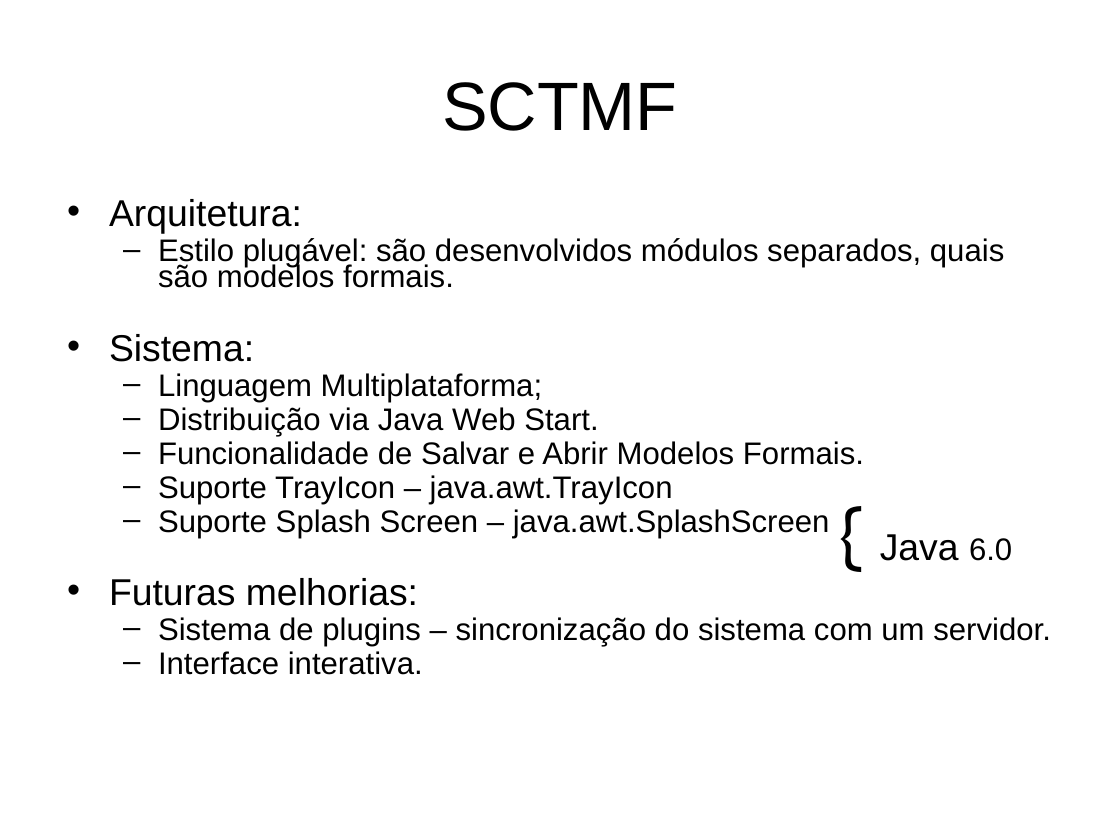
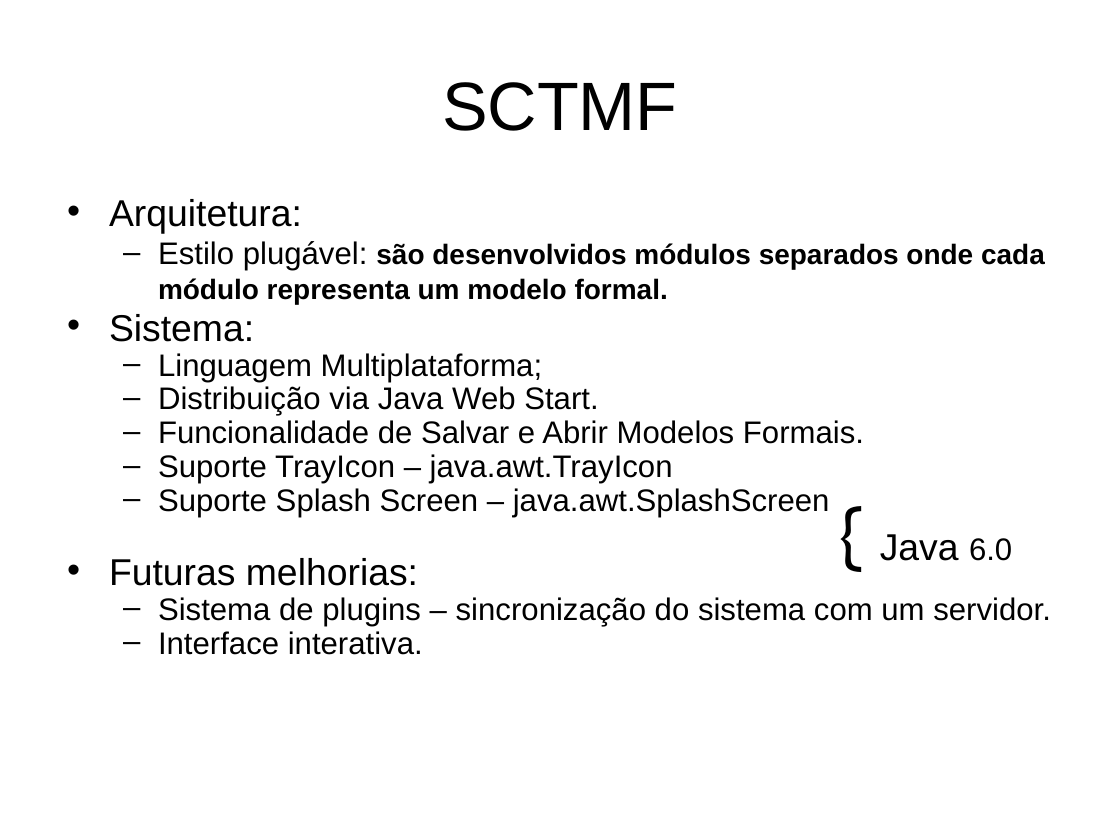
Before and after one commit to eduardoabreubg/sctmf, a slide deck: slide 7 of trunk/sctmf/documentation/Apresentação.ppt. Drawn at 1120x840 pixels with LibreOffice and Linux fonts; fonts in the diff are those of the drawing. Boxes give left, top, right and bottom in pixels: in the first picture for what was removed or moved away, otherwise in the second. Text is boxed around its words. In the diff, an @@ line names an element or a change of style, - is before the commit and + after.

```diff
--- a/trunk/sctmf/documentation/Apresentação.ppt
+++ b/trunk/sctmf/documentation/Apresentação.ppt
@@ text at [158, 241, 1045, 304]: text changed; size 20 to 18 pt; bold on @@
-  – Estilo plugável: são desenvolvidos módulos separados, quais são modelos formais.
+  – Estilo plugável: são desenvolvidos módulos separados onde cada módulo representa um modelo formal.
```
Also in this commit, not shown: 2 other slides changed.
